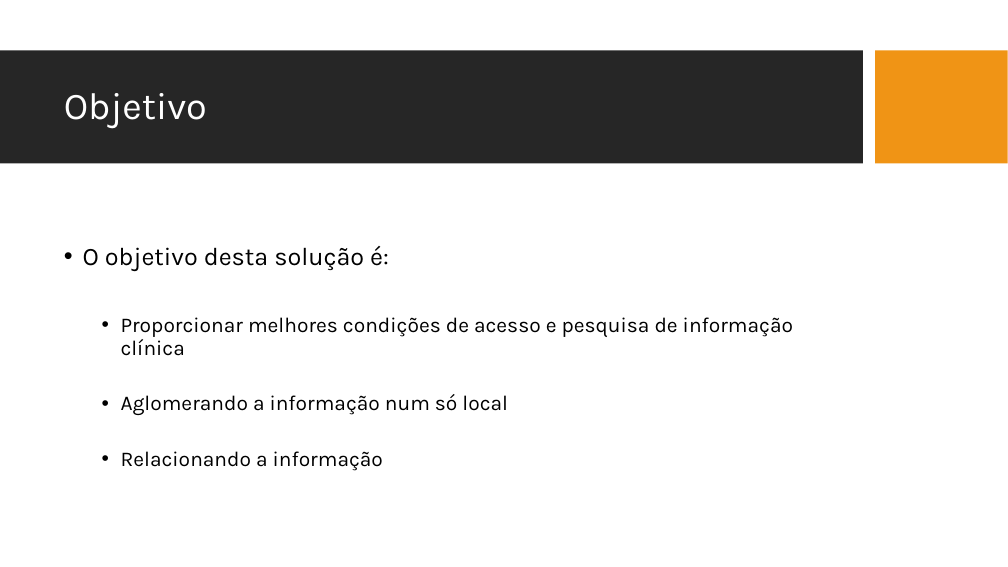
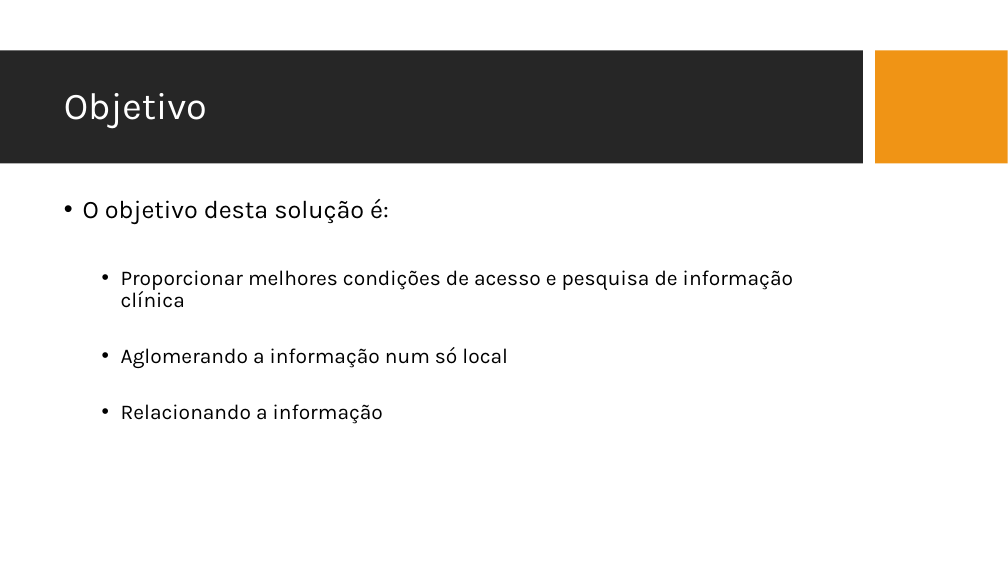
Before and after one commit to JDSBCC/Indexacao-de-Documentos-Clinicos, a slide deck: slide 6 of Dissertacao/4. Defesa da dissertação.pptx (slide 5 before the commit). Drawn at 1008x567 pixels with LibreOffice and Linux fonts; fonts in the diff are those of the drawing; background and template pictures are left out. Boxes give left, top, right and bottom in pixels: in the first picture for what was removed or moved away, otherwise in the second. Text is boxed around its words. In the diff, an @@ line names an element or a change of style, - is before the commit and + after.

```diff
--- a/Dissertacao/4. Defesa da dissertação.pptx
+++ b/Dissertacao/4. Defesa da dissertação.pptx
@@ text "O objetivo desta solução é:": place and size @@
-text "O objetivo desta solução é:" at <box>83,246,793,471</box>
+text "O objetivo desta solução é:" at <box>83,199,793,424</box>
```
Also in this commit, not shown: 14 other slides changed, 4 slides added, 3 slides removed, 7 other files.
